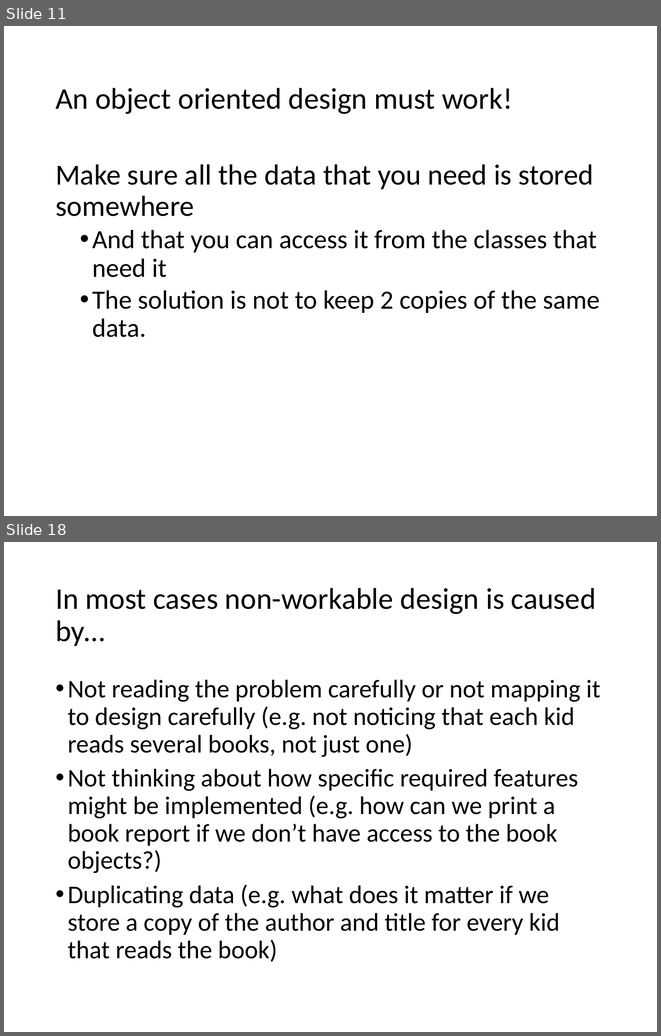
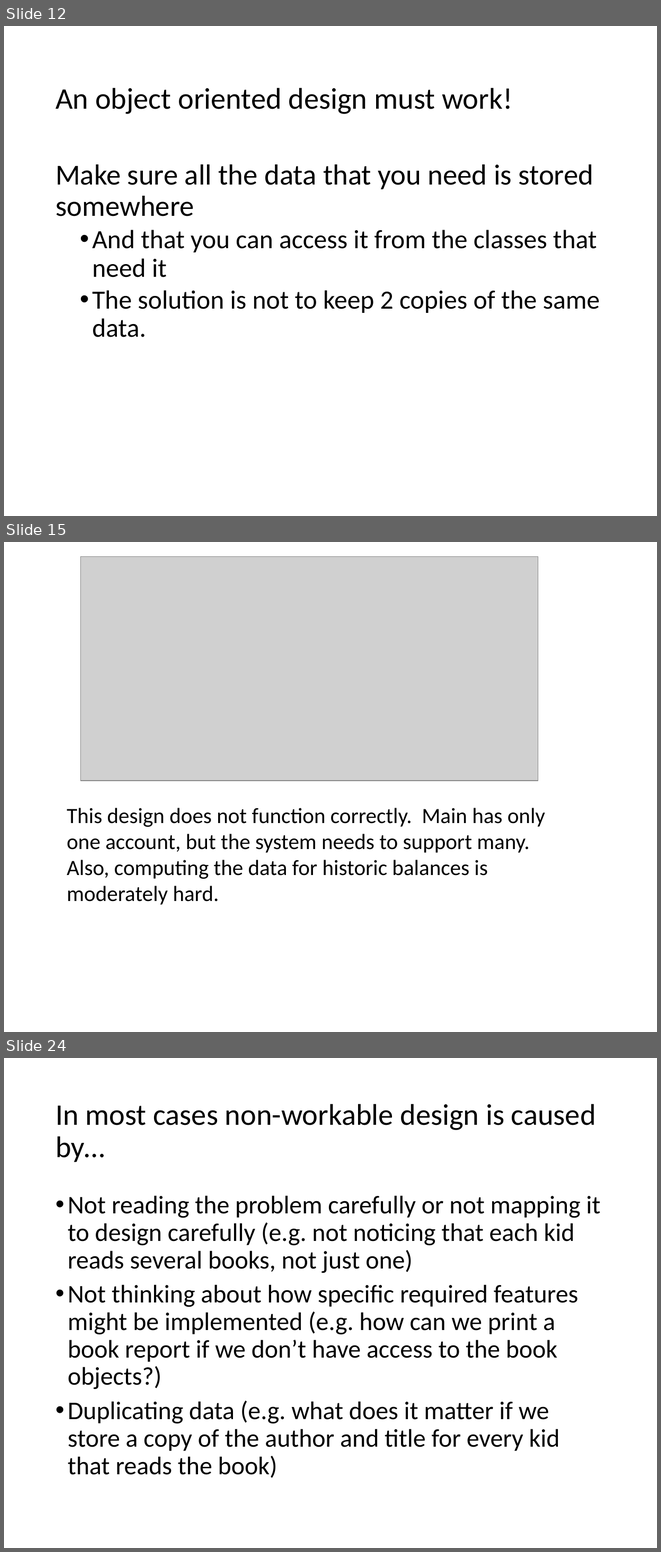
Before and after one commit to RHIT-CSSE/csse220, a slide deck: ClassMaterials/SETechniques/Slides/SoftwareEngineeringTechniques.pptx. Shown one above the other, each under a label of ours: slides 11 and 18 before the commit, slides 12, 15 and 24 after it; the slides between them are not shown. The pictures are 661x1036 and 661x1552 pixels, drawn with LibreOffice and Linux fonts; fonts in the diff are those of the drawing; grey boxes stand for pictures. Boxes give left, top, right and bottom in pixels: in the first picture for what was removed or moved away, otherwise in the second. Text is boxed around its words. In the diff, an @@ line names an element or a change of style, - is before the commit and + after.

Commit message:
revisions for first design lecture

```diff
--- a/ClassMaterials/SETechniques/Slides/SoftwareEngineeringTechniques.pptx
+++ b/ClassMaterials/SETechniques/Slides/SoftwareEngineeringTechniques.pptx
@@ slide 15 added at box(4, 542, 657, 1032), background #FFFFFF @@
@@ picture added at box(80, 556, 538, 780) @@
@@ text added at box(67, 808, 545, 905), 24 pt, text #000000 @@
+This design does not function correctly. Main has only one account, but the system needs to support many. Also, computing the data for historic balances is moderately hard.
@@ what was slide 11 is now slide 12 @@
@@ what was slide 18 is now slide 24 @@
```
Also in this commit, not shown: 8 slides changed, 8 other slides added, 6 slides removed.
